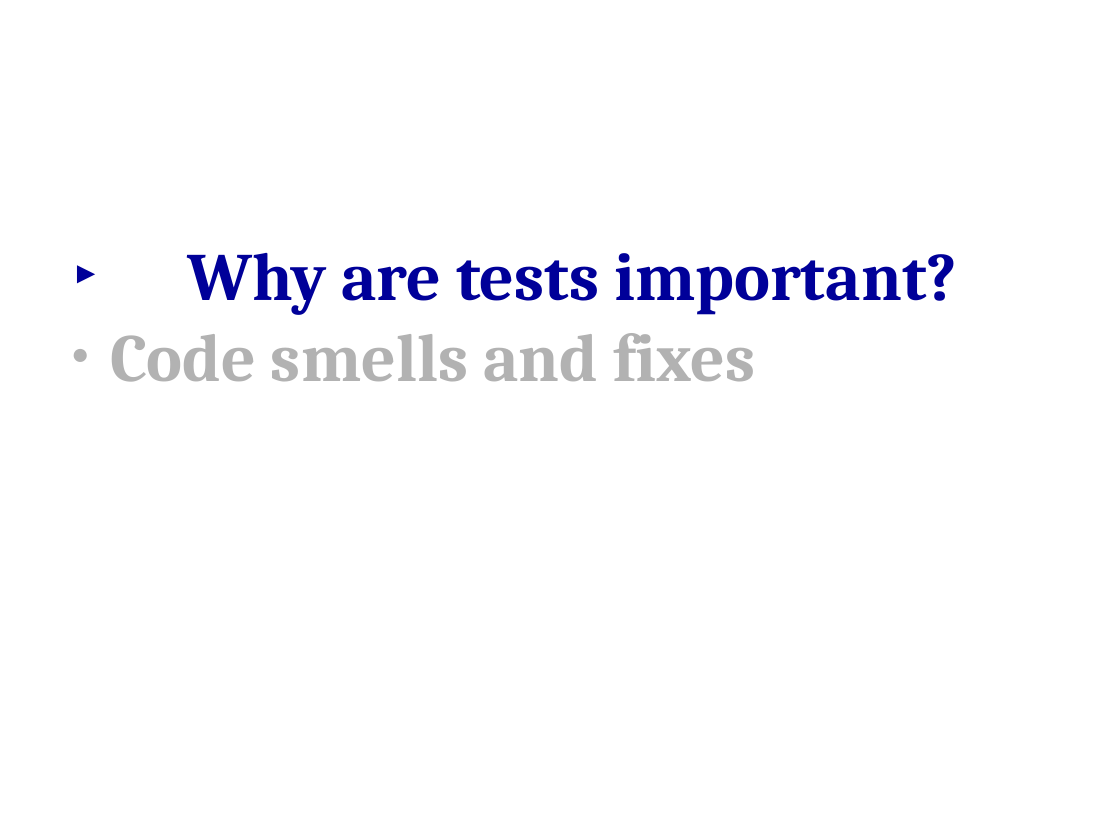
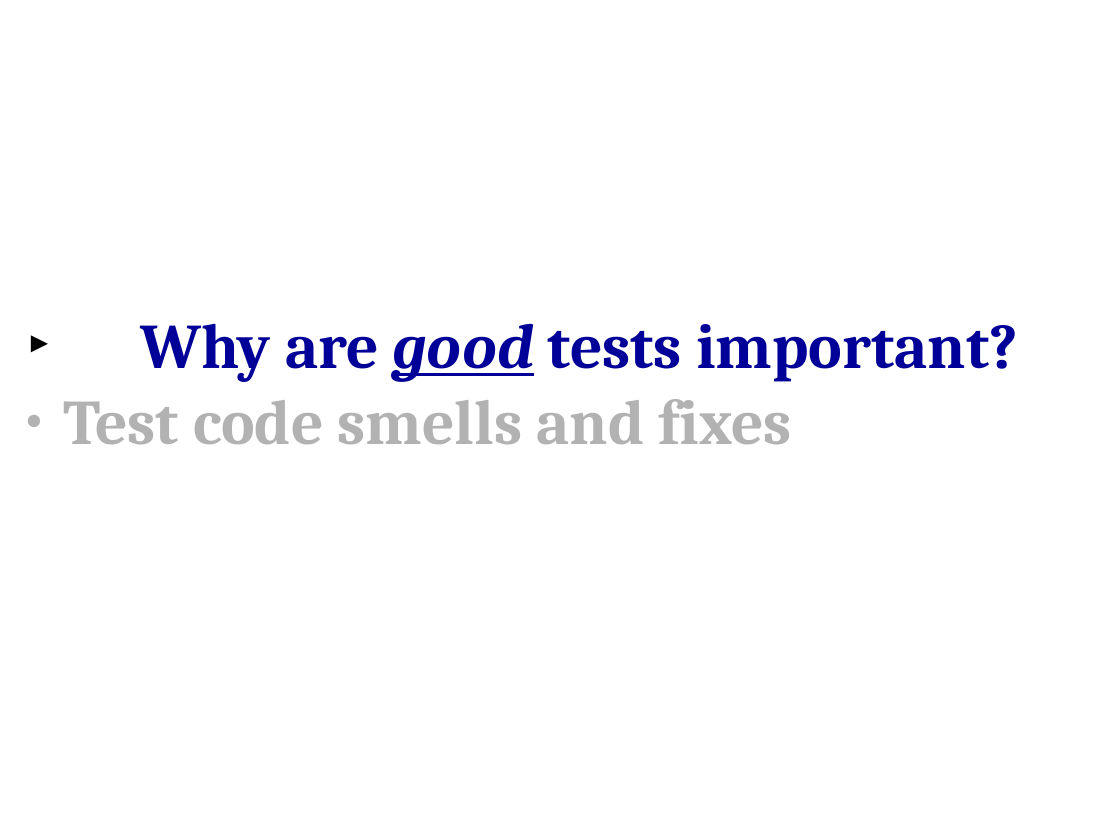
Before and after one commit to cvmocanu/clean-tests-presentation, a slide deck: slide 5 of src/presentation/clean-tests-presentation.odp. Drawn at 1120x840 pixels with LibreOffice and Linux fonts; fonts in the diff are those of the drawing. Boxes give left, top, right and bottom in pixels: in the first picture for what was removed or moved away, otherwise in the second. Text is boxed around its words. In the diff, an @@ line names an element or a change of style, - is before the commit and + after.

```diff
--- a/src/presentation/clean-tests-presentation.odp
+++ b/src/presentation/clean-tests-presentation.odp
@@ subtitle at (x1=63, y1=323, x2=1018, y2=444): text changed; size 48 to 45 pt @@
-► Why are tests important?
-● Code smells and fixes
+► Why are good tests important?
+● Test code smells and fixes
```
Also in this commit, not shown: 3 other slides changed, 1 slide added, 9 slides removed, 1 other file.
